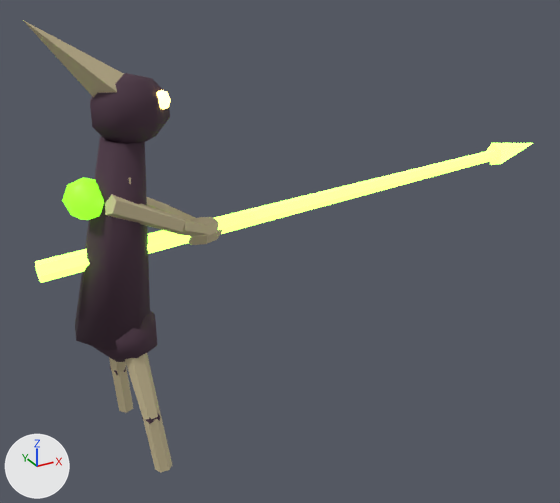
The glTF model godot/assets/models/lancer.glb: old version first, new version second.
Both versions are drawn from a camera (50 mm lens) standing at (-0.64, -2.27, 1.79) and looking at (0.61, 0.02, 0.65). Arrows for +X, +Y and +Z are at lower left; the lights stay in place. The older version comes first. Vertices at exactly the same position are counted once.

In view in the first picture: 'lancer'.
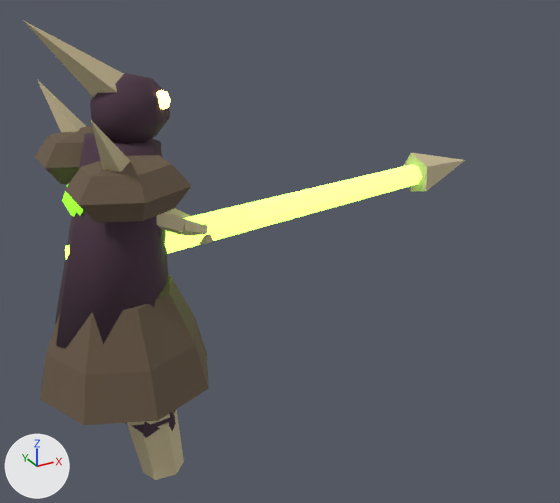
What differs and where, as boxes [x1, y1, x2, y2] in the pictures (560 x 503 px):
'lancer', reshaped (13% narrower)
    before: [23, 20, 533, 473]
    after: [23, 20, 465, 480]
part 1 of me_lancer, added
    after: [126, 412, 176, 438]
part 2 of me_lancer, added (brown)
    after: [35, 126, 94, 184]
part 3 of me_lancer, added (brown)
    after: [65, 155, 191, 223]
part 4 of me_lancer, added (beige)
    after: [38, 81, 86, 133]
part 5 of me_lancer, added (beige)
    after: [91, 120, 130, 172]
part 6 of me_lancer, rebuilt (50% wider)
    before: [75, 136, 150, 350]
    after: [55, 133, 168, 349]
part 7 of me_lancer, rebuilt
    before: [35, 150, 498, 283]
    after: [65, 164, 422, 260]
part 8 of me_lancer, added (brown)
    after: [40, 275, 209, 425]
part 9 of me_lancer, deleted
    before: [92, 143, 533, 473]
part 10 of me_lancer, added
    after: [404, 153, 465, 192]
part 11 of me_lancer, added (beige)
    after: [127, 410, 184, 480]

Edits to the bpy script that builds the scene:
```text
Add mat_plate:
    mat_plate = principled_material('plate')
    mat_plate.base_color = (0.144, 0.102, 0.0648)  # brown #6a5a48
    mat_plate.roughness = 0.95
Change me_lancer:
    used by ob_lancer; location = (0.0, 0.0, 0.0)
    verts and faces of me_lancer; kept vertices keep their numbers, new ones are numbered from 336
    remove me_lancer.from_pydata(...)  # 336 vertices, 580 faces; spans x -0.25..1.82, y -0.23..0.23, z 0.05..1.52
    add me_lancer.from_pydata(...)  # 410 vertices, 708 faces; spans x -0.3..1.45, y -0.33..0.33, z 0.04..1.52
    me_lancer part 1: a new loose piece, a UV sphere (5 segments, 4 rings, poles along z) spanning x -0.07..0.11, y -0.25..-0.08, z 0.16..0.34, in mat_chitin (dark purple #4a3242)
    me_lancer part 2: a new loose piece, a UV sphere (6 segments, 4 rings, poles along z) spanning x -0.17..0.17, y 0.05..0.33, z 0.96..1.16, in mat_plate (brown #6a5a48)
    me_lancer part 3: a new loose piece, a UV sphere (6 segments, 4 rings, poles along z) spanning x -0.17..0.17, y -0.33..-0.05, z 0.96..1.16, in mat_plate (brown #6a5a48)
    me_lancer part 4: the loose piece of 5 vertices spanning x -0.2..0.08, y -0.06..0.06, z 1.26..1.52 is copied, and the copy is multiplied about its middle by the matrix ((0.699, 0.07, 0.301), (-0.183, 0.694, 0.262), (-0.249, -0.312, 0.651)), then moved by (0.0, 0.24, -0.21); it spans x -0.12..0.03, y 0.15..0.3, z 1.08..1.3
    me_lancer part 5: the loose piece of 5 vertices spanning x -0.2..0.08, y -0.06..0.06, z 1.26..1.52 is copied, and the copy is multiplied about its middle by the matrix ((0.699, -0.07, 0.301), (0.183, 0.694, -0.262), (-0.249, 0.312, 0.651)), then moved by (0.0, -0.24, -0.21); it spans x -0.12..0.03, y -0.3..-0.15, z 1.08..1.3
    me_lancer part 6: the loose piece of 14 vertices spanning x -0.17..0.12, y -0.12..0.13, z 0.48..1.16 is rebuilt with 14 vertices and now spans x -0.23..0.17, y -0.18..0.2, z 0.47..1.17
    me_lancer part 7: the loose piece of 12 vertices spanning x -0.25..1.6, y -0.04..0.04, z 0.74..0.9 is rebuilt with 12 vertices and now spans x -0.15..1.2, y -0.06..0.06, z 0.73..0.89
    me_lancer part 8: a new loose piece of 24 vertices spanning x -0.3..0.3, y -0.3..0.3, z 0.32..0.66, in mat_plate (brown #6a5a48)
    me_lancer part 9: 8 loose pieces with 122 vertices, spanning x -0.11..1.82, y -0.23..0.23, z 0.05..0.93, are deleted
    me_lancer part 10
    add verts[336] = (1.2, 0.09, 0.86)
    add verts[337] = (1.21, 0.03, 0.78)  # pixel (411, 191)
    add verts[338] = (1.2, -0.07, 0.81)  # pixel (426, 191)
    add verts[339] = (1.2, -0.07, 0.91)  # pixel (426, 166)
    add verts[340] = (1.19, 0.03, 0.94)  # pixel (411, 152)
    add verts[341] = (1.45, 0.0, 0.88)  # pixel (465, 159)
    add faces += [(338, 341, 339), (337, 341, 338), (336, 341, 337), (338, 339, 340), (336, 337, 340), (337, 338, 340)]  # mat_bone (beige #cbbd96)
    add faces += [(339, 341, 340), (336, 340, 341)]  # mat_bone (beige #cbbd96)
    me_lancer part 11
    48 vertices are added at x -0.1..0.11, y -0.27..0.27, z 0.04..0.53
    80 new faces join them, mat_bone (beige #cbbd96)
    other edits to the shape of me_lancer do not show in these pictures
    add me_lancer.materials.append(mat_plate)  # brown #6a5a48
```
